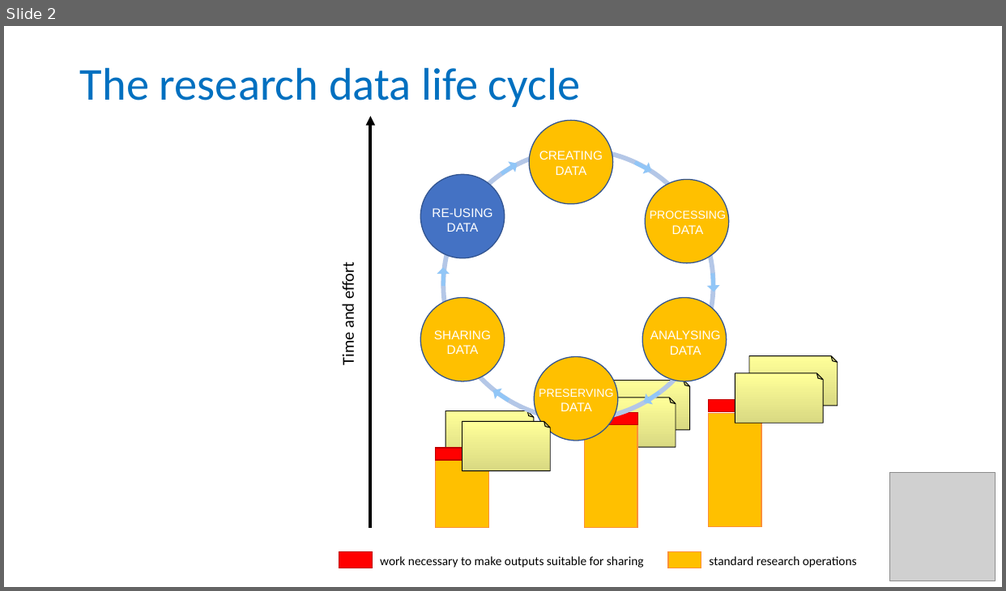
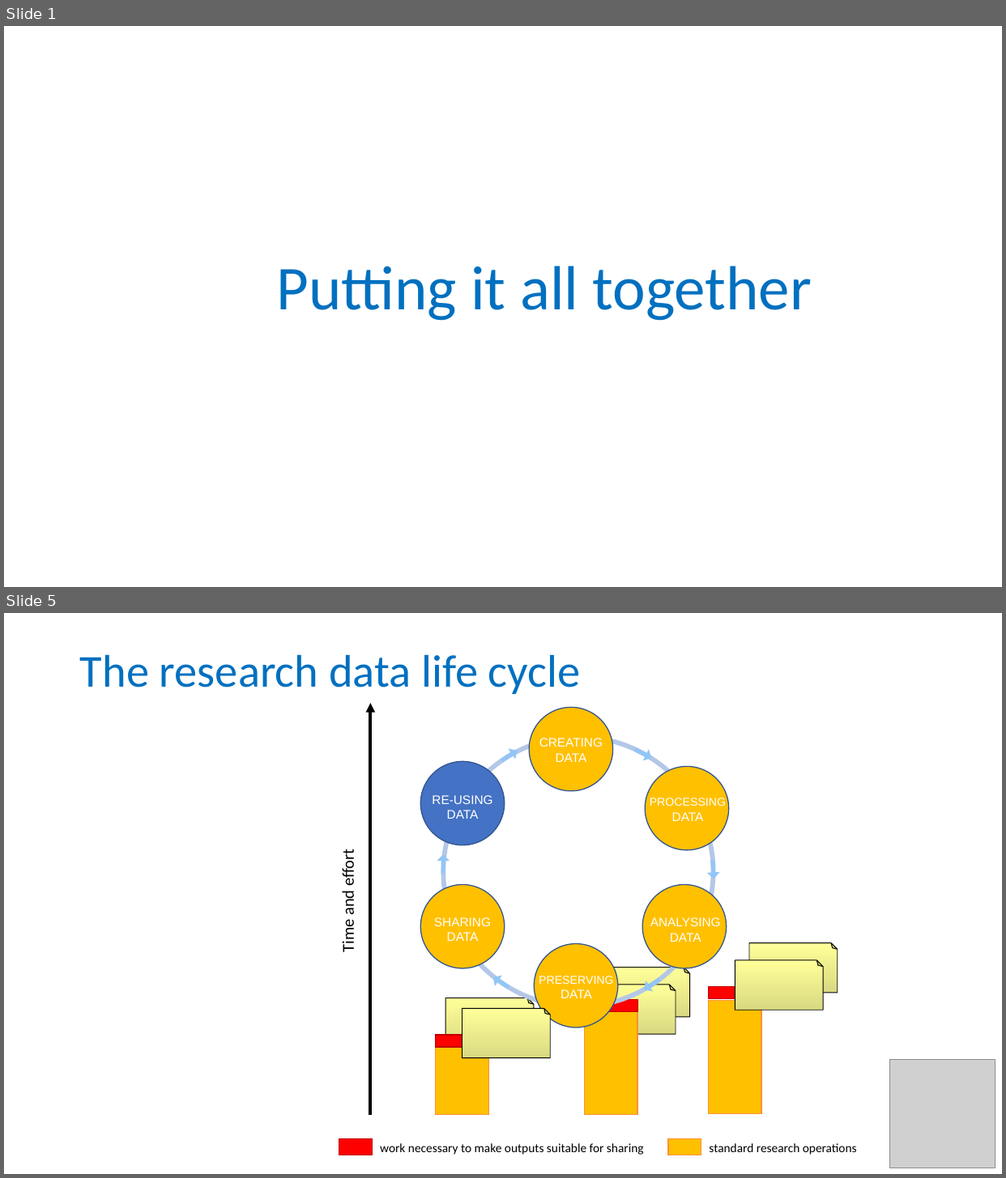
Before and after one commit to tobyhodges/probable-enigma, a slide deck: instructors/06-Wrapping_up.pptx. Shown one above the other, each under a label of ours: slide 2 before the commit, slides 1 and 5 after it; the slides between them are not shown. The pictures are 1006x591 and 1006x1178 pixels, drawn with LibreOffice and Linux fonts; fonts in the diff are those of the drawing; grey boxes stand for pictures. Boxes give left, top, right and bottom in pixels: in the first picture for what was removed or moved away, otherwise in the second. Text is boxed around its words. In the diff, an @@ line names an element or a change of style, - is before the commit and + after.

```diff
--- a/instructors/06-Wrapping_up.pptx
+++ b/instructors/06-Wrapping_up.pptx
@@ slide 1 added at [4, 26, 1002, 587], background #FFFFFF @@
@@ text added at [276, 266, 812, 321], 60 pt, text #0070C0 @@
+Putting it all together
@@ what was slide 2 is now slide 5 @@
```
Also in this commit, not shown: 1 slide changed, 2 other slides added, 1 slide removed.
